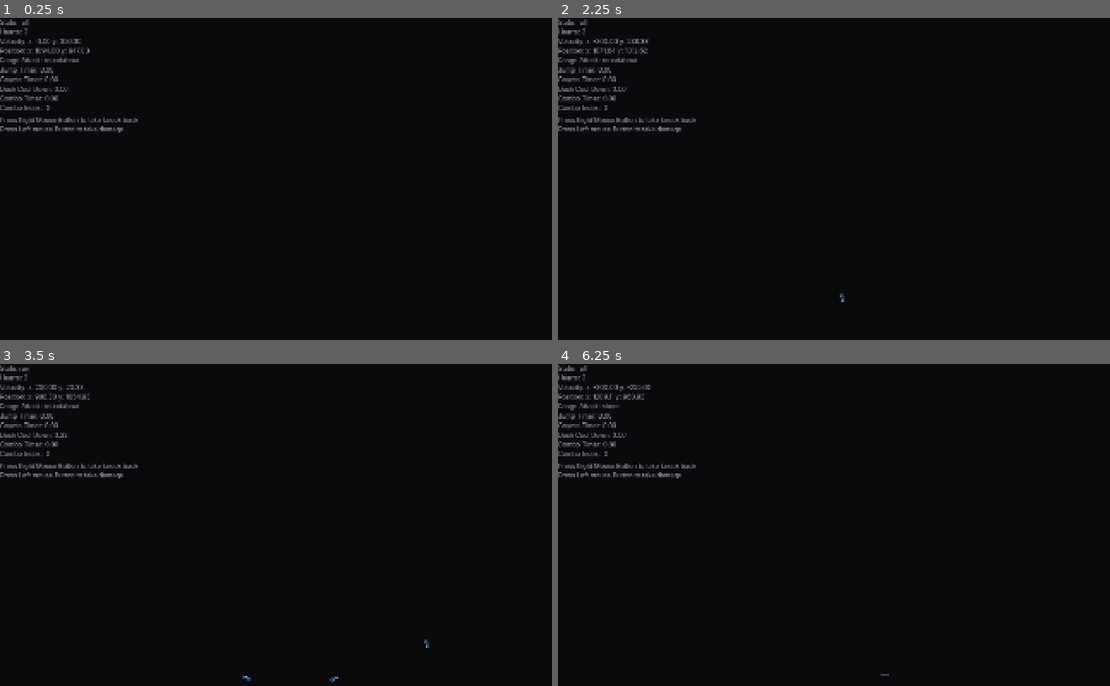
Above: before the commit, frames 1-4 (two rows, left to right).
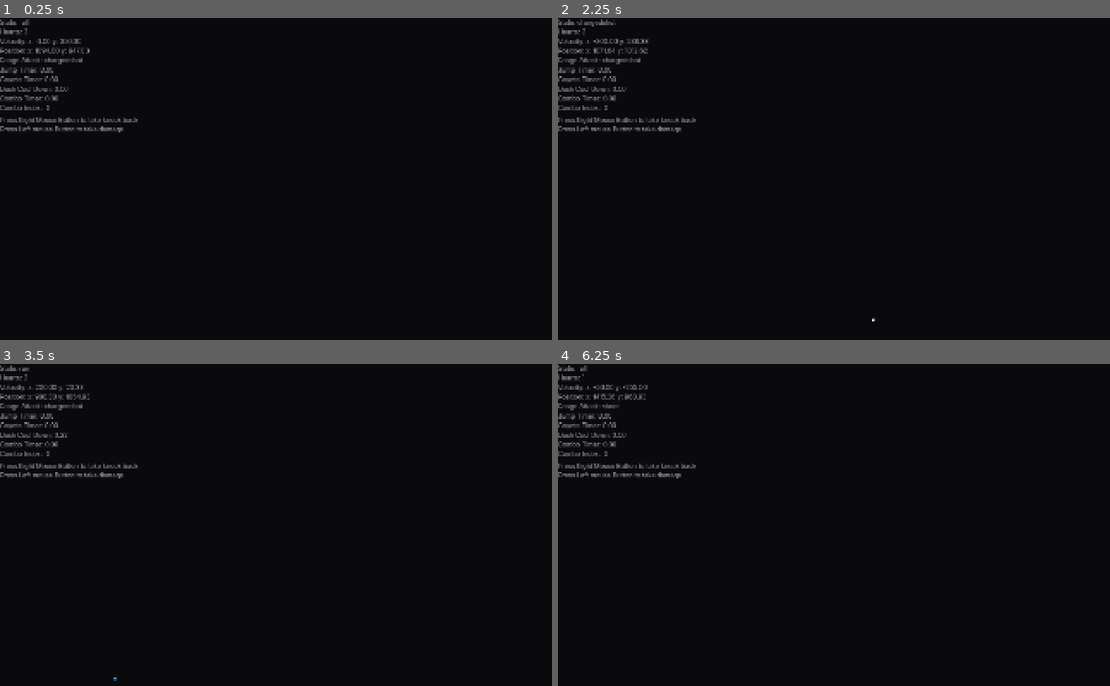
Above: after the commit, the same moments.

Repository: SinaMajdieh/boss-room
Game: Godot game, scene res://scenes/level.tscn
The game is run twice, just before and just after one commit, with the same random seed, the same clock (stepped at 60 frames per second) and the same inputs. The engine's default icon, where the game draws it, is replaced by a stand-in: a white triangle on a blue panel in a dark square.
Inputs (mouse positions are in pixels of both pictures, inside the frame that each line leads up to):
- Up to frame 1 (0.25 s): no input
- Up to frame 2 (2.25 s): move the mouse to (972, 162) at 0.52 s; hold D (move_right) 0.53-2.03 s; click (972, 162) at 0.6 s; tap Space (jump) at 0.77, 1.52 s; tap Shift (dash) at 0.8, 1.35 s; move the mouse to (729, 195) at 1.27 s; tap Right (shoot) at 1.55 s; move the mouse to (900, 108) at 2.02 s; hold A (move_left) from 2.03 s (still down); hold Right (shoot) from 2.03 s (still down)
- Up to frame 3 (3.5 s): click (342, 454) at 2.3 s; move the mouse to (259, 589) at 2.77 s; release A (move_left) at 2.78 s; release Right (shoot) at 2.78 s; hold D (move_right) from 2.78 s (still down); right-click (259, 589) at 2.85 s; tap Space (jump) at 3.02 s; tap Shift (dash) at 3.05 s
- Up to frame 4 (6.25 s): move the mouse to (1016, 573) at 3.52 s; hold Right (shoot) 3.53-4.28 s; click (1016, 573) at 3.6 s; tap Space (jump) at 3.77, 4.52, 6.02 s; move the mouse to (673, 476) at 4.27 s; release D (move_right) at 4.28 s; hold A (move_left) 4.28-5.03 s; tap Tab (cycle_attack) at 4.35 s; click (673, 476) at 4.55 s; move the mouse to (872, 525) at 5.02 s; hold D (move_right) 5.03-5.78 s; tap Shift (dash) at 5.1 s; move the mouse to (756, 444) at 5.77 s; hold A (move_left) from 5.78 s (still down); tap Ctrl (lock) at 5.85 s; tap Right (shoot) at 6.05 s

The runs differ from the first frame. In frame 1, less than 0.1% of the frame differs, in the area x 8-15%, y 12-15%; in frame 2, 0.1%; in frame 3, 0.1%; in frame 4, 0.2%, in the area x 4-60%, y 3-97%.

Commit message:
Implement charge shot mechanics with new bullet types and state management

Diff:
--- /dev/null
+++ b/scenes/bullet/player_charged_bullet_charged.tscn
@@ -0,0 +1,22 @@
+[gd_scene format=3 uid="uid://wr48uowejft3"]
+
+[ext_resource type="Script" uid="uid://cef8cv220o1d5" path="res://scripts/bullet/charge_bullet.gd" id="1_rm2aw"]
+[ext_resource type="Texture2D" uid="uid://cukso4rdmf0aw" path="res://assets/icon.svg" id="2_jow84"]
+
+[sub_resource type="CircleShape2D" id="CircleShape2D_bnjno"]
+radius = 17.262676
+
+[node name="Bullet" type="Area2D" unique_id=716996682]
+collision_layer = 0
+collision_mask = 6
+script = ExtResource("1_rm2aw")
+damage = 120.0
+
+[node name="Icon" type="Sprite2D" parent="." unique_id=656665598]
+scale = Vector2(0.2, 0.2)
+texture = ExtResource("2_jow84")
+region_rect = Rect2(0, 0, 100, 40)
+
+[node name="CollisionShape2D" type="CollisionShape2D" parent="." unique_id=1646836112]
+shape = SubResource("CircleShape2D_bnjno")
+debug_color = Color(0.7427149, 0.46829474, 9.62615e-07, 0.41960785)
--- /dev/null
+++ b/scenes/bullet/player_charged_bullet_explosive.tscn
@@ -0,0 +1,23 @@
+[gd_scene format=3 uid="uid://d1er3hs53jmln"]
+
+[ext_resource type="Script" uid="uid://cef8cv220o1d5" path="res://scripts/bullet/charge_bullet.gd" id="1_hxaab"]
+[ext_resource type="Texture2D" uid="uid://cukso4rdmf0aw" path="res://assets/icon.svg" id="2_do40w"]
+
+[sub_resource type="CircleShape2D" id="CircleShape2D_bnjno"]
+radius = 25.079872
+
+[node name="Bullet" type="Area2D" unique_id=716996682]
+collision_layer = 0
+collision_mask = 6
+script = ExtResource("1_hxaab")
+charge_time = 0.0
+damage = 200.0
+
+[node name="Icon" type="Sprite2D" parent="." unique_id=656665598]
+scale = Vector2(0.3, 0.3)
+texture = ExtResource("2_do40w")
+region_rect = Rect2(0, 0, 100, 40)
+
+[node name="CollisionShape2D" type="CollisionShape2D" parent="." unique_id=1646836112]
+shape = SubResource("CircleShape2D_bnjno")
+debug_color = Color(0.7427149, 0.46829474, 9.62615e-07, 0.41960785)
--- /dev/null
+++ b/scenes/bullet/player_charged_bullet_undercharged.tscn
@@ -0,0 +1,22 @@
+[gd_scene format=3 uid="uid://ckf7wrtan8x6q"]
+
+[ext_resource type="Script" uid="uid://cef8cv220o1d5" path="res://scripts/bullet/charge_bullet.gd" id="1_oxjtd"]
+[ext_resource type="Texture2D" uid="uid://cukso4rdmf0aw" path="res://assets/icon.svg" id="2_054gu"]
+
+[sub_resource type="CircleShape2D" id="CircleShape2D_bnjno"]
+radius = 8.246211
+
+[node name="Bullet" type="Area2D" unique_id=716996682]
+collision_layer = 0
+collision_mask = 6
+script = ExtResource("1_oxjtd")
+damage = 50.0
+
+[node name="Icon" type="Sprite2D" parent="." unique_id=656665598]
+scale = Vector2(0.1, 0.1)
+texture = ExtResource("2_054gu")
+region_rect = Rect2(0, 0, 100, 40)
+
+[node name="CollisionShape2D" type="CollisionShape2D" parent="." unique_id=1646836112]
+shape = SubResource("CircleShape2D_bnjno")
+debug_color = Color(0.7427149, 0.46829474, 9.62615e-07, 0.41960785)
--- a/scenes/bullet/player_round_about_bullet.tscn
+++ b/scenes/bullet/player_round_about_bullet.tscn
@@ -9,13 +9,14 @@
 [node name="Bullet" type="Area2D" unique_id=716996682]
 collision_layer = 0
 collision_mask = 6
-script = ExtResource("1_bnjno")
+script = ExtResource("1_vuj5a")
+decel_time = 1.0
 damage = 150
 life_time = 5.0
 
 [node name="Icon" type="Sprite2D" parent="." unique_id=656665598]
 scale = Vector2(0.3, 0.3)
-texture = ExtResource("2_s2kj3")
+texture = ExtResource("2_wktlh")
 region_enabled = true
 region_rect = Rect2(0, 0, 100, 40)
 
--- a/scenes/player.tscn
+++ b/scenes/player.tscn
@@ -24,7 +24,11 @@
 [ext_resource type="Script" uid="uid://cs0da4yxpnw6y" path="res://scripts/player/states/fall_no_coyote.gd" id="19_i4ail"]
 [ext_resource type="Script" uid="uid://nvenrkkutn2i" path="res://scripts/player/states/spread_shot.gd" id="20_4ni07"]
 [ext_resource type="PackedScene" uid="uid://cg6nb2553020a" path="res://scenes/bullet/player_spread_bullet.tscn" id="21_l71n6"]
-[ext_resource type="PackedScene" uid="uid://ckf7wrtan8x6q" path="res://scenes/bullet/player_round_about_bullet.tscn" id="23_ke2ow"]
+[ext_resource type="PackedScene" uid="uid://cvw5s7owa3ey1" path="res://scenes/bullet/player_round_about_bullet.tscn" id="23_31cv2"]
+[ext_resource type="Script" uid="uid://bmb0ux2kha0f4" path="res://scripts/player/states/charge_shot.gd" id="24_ujl30"]
+[ext_resource type="PackedScene" uid="uid://ckf7wrtan8x6q" path="res://scenes/bullet/player_charged_bullet_undercharged.tscn" id="25_dt7fs"]
+[ext_resource type="PackedScene" uid="uid://wr48uowejft3" path="res://scenes/bullet/player_charged_bullet_charged.tscn" id="26_wqfne"]
+[ext_resource type="PackedScene" uid="uid://d1er3hs53jmln" path="res://scenes/bullet/player_charged_bullet_explosive.tscn" id="27_wnwbv"]
 
 [sub_resource type="CapsuleShape2D" id="CapsuleShape2D_kpjcp"]
 height = 50.0
@@ -350,8 +354,8 @@
 
 [node name="PlayerRangeAttacks" type="Node" parent="." unique_id=133369786 node_paths=PackedStringArray("attack_states")]
 script = ExtResource("5_4ni07")
-attack_states = [NodePath("../StateMachine/Shoot"), NodePath("../StateMachine/SpreadShot"), NodePath("../StateMachine/RoundAbout")]
-current_attack_index = 2
+attack_states = [NodePath("../StateMachine/Shoot"), NodePath("../StateMachine/SpreadShot"), NodePath("../StateMachine/RoundAbout"), NodePath("../StateMachine/ChargedShot")]
+current_attack_index = 3
 
 [node name="PlayerCollisionController" type="Node" parent="." unique_id=708365361 node_paths=PackedStringArray("collisions", "hit_boxes")]
 script = ExtResource("2_d2wvv")
@@ -445,8 +449,14 @@
 
 [node name="RoundAbout" type="Node" parent="StateMachine" unique_id=134697461 node_paths=PackedStringArray("player")]
 script = ExtResource("17_4r5pv")
-player_bullet_scene = ExtResource("23_ke2ow")
+player_bullet_scene = ExtResource("23_31cv2")
 shoot_cool_down_time = 0.3
+player = NodePath("../..")
+metadata/_custom_type_script = "uid://dg6fyq3asbqgo"
+
+[node name="ChargedShot" type="Node" parent="StateMachine" unique_id=1842968557 node_paths=PackedStringArray("player")]
+script = ExtResource("24_ujl30")
+player_bullet_scene = Array[PackedScene]([ExtResource("25_dt7fs"), ExtResource("26_wqfne"), ExtResource("27_wnwbv")])
 player = NodePath("../..")
 metadata/_custom_type_script = "uid://dg6fyq3asbqgo"
 
--- a/scripts/bullet/base_bullet.gd
+++ b/scripts/bullet/base_bullet.gd
@@ -3,7 +3,7 @@
 
 @export var speed: float = 800.0
 @export var direction: Vector2 = Vector2.RIGHT
-@export var damage: int = 1
+@export var damage: float = 1.0
 @export var life_time: float = 2.0
 
 func _ready() -> void:
--- /dev/null
+++ b/scripts/bullet/charge_bullet.gd
@@ -0,0 +1,41 @@
+extends BaseBullet
+class_name ChargeBullet
+
+## Emitted when the bullet has finished charging and is ready to be released.
+signal charged()
+
+@export var charge_time: float = 1.0
+
+var timer: float = 0.0
+var is_charged: bool = false
+var shot: bool = false
+
+
+func _ready() -> void:
+    timer = charge_time
+
+
+## Decrements the charge timer each frame. Emits the charged signal when timer reaches zero.
+func advance_charge(delta: float) -> void:
+    if is_charged:
+        return
+    timer -= delta
+    if timer <= 0.0 and not is_charged:
+        is_charged = true
+        charged.emit()
+
+
+## Fires the bullet by enabling collision detection and setting shot flag to true.
+## Call this after charging is complete to release the projectile.
+func release() -> void:
+    shot = true
+    area_entered.connect(on_hit)
+
+
+## Moves the bullet along its direction vector and removes it when life_time expires.
+func _process(delta: float) -> void:
+    if shot:
+        position += direction.normalized() * speed * delta
+        life_time -= delta
+        if life_time <= 0.0:
+            queue_free()
--- /dev/null
+++ b/scripts/player/states/charge_shot.gd
@@ -0,0 +1,91 @@
+extends PlayerState
+## Manages the charge shot mechanic, allowing the player to charge bullets through stages.
+
+@export_category("Components")
+@export var player_bullet_scene: Array[PackedScene]
+
+@export_category("Parameters")
+@export var shoot_cool_down_time: float = 0.1
+
+var bullet_instance: ChargeBullet
+var charge_state_index: int = 0
+
+
+## Called when entering the charge shot state. Initializes the first charge stage.
+func enter(_previous_state: String) -> void:
+	charge_state_index = -1
+	next_stage()
+
+
+## Signal handler called when the current bullet completes a charge stage.
+func _on_bullet_charged() -> void:
+	if not bullet_instance:
+		return
+	next_stage()
+
+
+## Advances to the next charge stage, instantiating the appropriate bullet scene.
+## Creates the next stage bullet, connects its charged signal, and cleans up the previous one.
+func next_stage() -> void:
+	if charge_state_index < player_bullet_scene.size() - 1:
+		charge_state_index += 1
+		var new_bullet = player_bullet_scene[charge_state_index].instantiate() as ChargeBullet
+		update_bullet_position()
+		new_bullet.charged.connect(_on_bullet_charged)
+
+		get_tree().current_scene.add_child(new_bullet)
+
+		_free_bullet()
+		bullet_instance = new_bullet
+
+
+## Handles player movement and bullet charging input during the charge shot state.
+func on_process(delta: float) -> void:
+	player.movement.apply_movement(delta)
+	if PlayerInput.is_shooting() and bullet_instance:
+		update_bullet_position()
+		bullet_instance.advance_charge(delta)
+	elif PlayerInput.shot_released() and bullet_instance:
+		release_bullet()
+
+
+## Releases the charged bullet and initiates cooldown before transitioning to the appropriate state.
+func release_bullet() -> void:
+	if bullet_instance:
+		bullet_instance.release()
+		bullet_instance = null
+
+	player.shoot_cool_down.start(shoot_cool_down_time)
+
+	if player.is_on_floor():
+		transition_to("idle")
+	else:
+		transition_to("fall_no_coyote")
+
+
+## Updates the bullet position and direction based on player input and facing direction.
+func update_bullet_position() -> void:
+	if not bullet_instance:
+		return
+	var shoot_direction: Vector2 = PlayerInput.get_looking_direction(
+		player.movement.get_facing_direction()
+	)
+	bullet_instance.position = player.global_position + shoot_direction * 16.0
+	bullet_instance.direction = shoot_direction
+	bullet_instance.rotate_to_direction()
+
+
+## Cleans up the bullet when exiting the charge shot state.
+func exit() -> void:
+	_free_bullet()
+
+
+## Returns whether state transitions are allowed. Prevents transitions during cooldown.
+func can_transition() -> bool:
+	return player.shoot_cool_down.is_stopped()
+
+## Frees the current bullet instance if it exists. Used for cleanup when exiting the state.
+func _free_bullet() -> void:
+	if bullet_instance:
+		bullet_instance.queue_free()
+		bullet_instance = null
--- a/scripts/player/states/dash.gd
+++ b/scripts/player/states/dash.gd
@@ -10,7 +10,7 @@
 ## Called when entering the dash state. Sets up collision, direction, and starts the dash timer.
 func enter(_previous_state: String) -> void:
 	player.collision_controller.switch(PlayerCollisionController.State.DASH)
-	dash_direction = PlayerInput.get_direction()
+	dash_direction = player.movement.get_facing_direction().x
 	previous_velocity = player.velocity.x
 	if not dash_direction:
 		dash_direction = 1.0
--- a/scripts/player_input.gd
+++ b/scripts/player_input.gd
@@ -39,6 +39,10 @@
 static func is_shooting() -> bool:
     return Input.is_action_pressed("shoot")
 
+## Returns true when the shoot action is released.
+static func shot_released() -> bool:
+    return Input.is_action_just_released("shoot")
+
 ## Returns true while the lock-on action is held down.
 static func is_locked() -> bool:
     return Input.is_action_pressed("lock")
Not shown: 1 places in scenes/bullet/player_round_about_bullet.tscn that only renumber resources
Not shown, added: scripts/bullet/charge_bullet.gd.uid
Not shown, added: scripts/player/states/charge_shot.gd.uid
